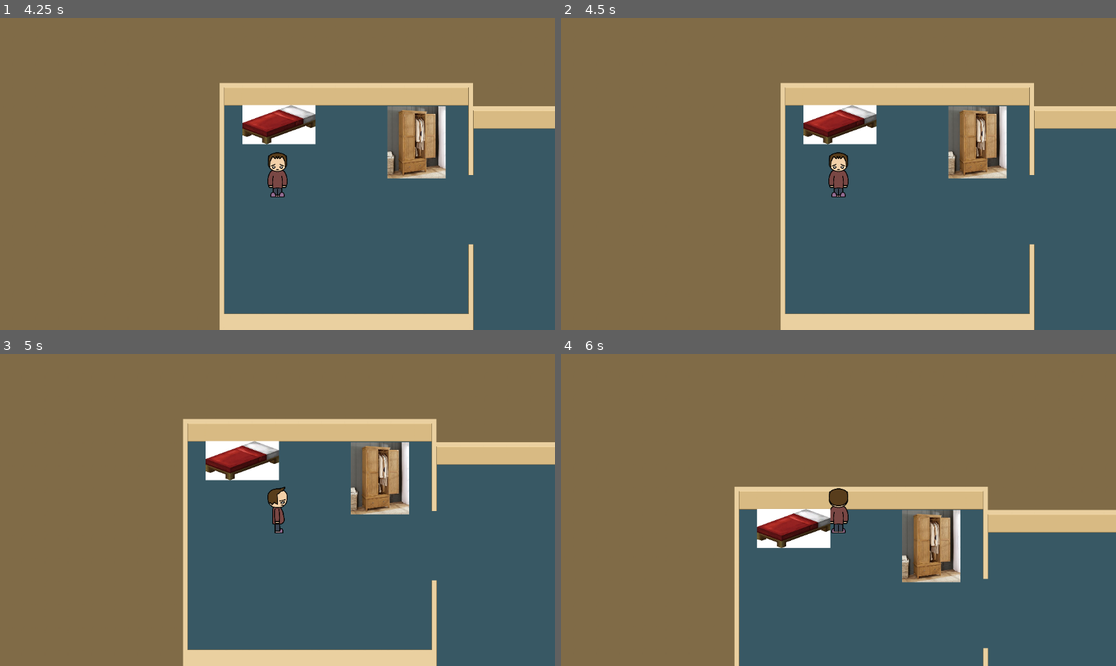
Above: before the commit, frames 1-4 (two rows, left to right).
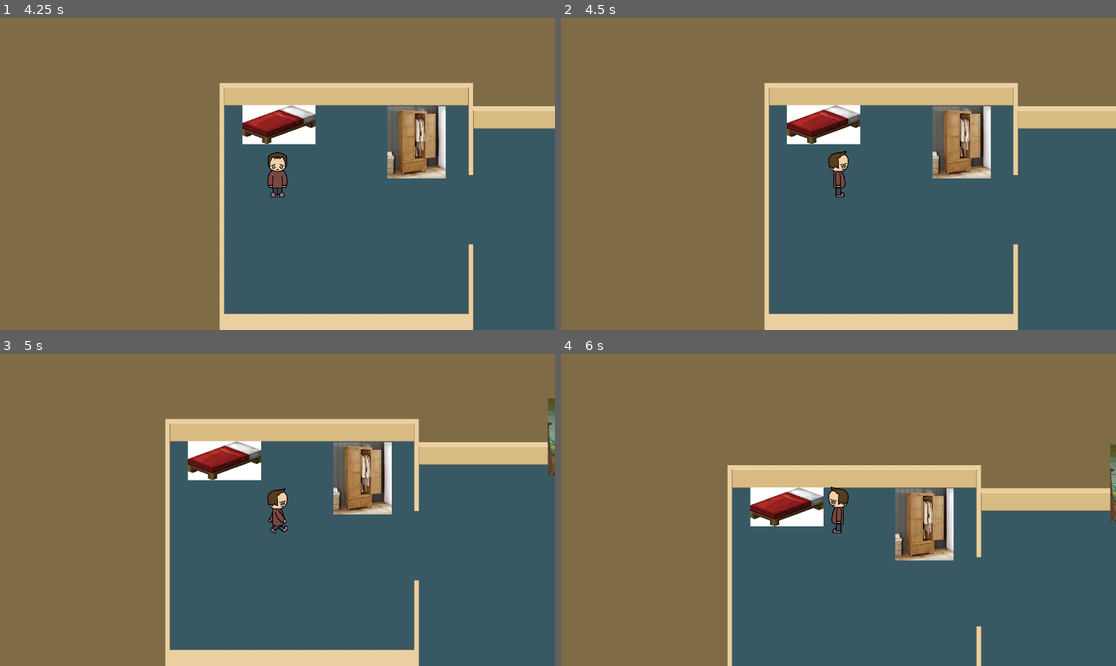
Above: after the commit, the same moments.

Repository: Isabelle1909/JuggleManMania
Game: Godot game, scene res://scenes/ui_scenes/MainMenu.tscn
Same seed, same stepped clock (60 frames per second), same inputs: the game is played once before the commit and once after it. The engine's default icon, where the game draws it, is replaced by a stand-in: a white triangle on a blue panel in a dark square.
Inputs:
- Up to frame 1 (4.25 s): click "New Game" at 0.5 s; click "Press J to continue" at 1.25 s; click "Press J to continue" at 2 s; tap Enter at 2.75 s; hold D (move_right) 2.78-3.53 s; tap J (interact) at 2.85, 3.6 s; tap Space at 3.5 s; hold L (back) from 3.53 s (still down)
- Up to frame 2 (4.5 s): tap Enter at 4.25 s; release L (back) at 4.28 s; hold D (move_right) from 4.28 s (still down); tap T (test input 1) at 4.35 s
- Up to frame 3 (5 s): keep holding D (move_right); tap J (interact) at 4.55 s
- Up to frame 4 (6 s): release D (move_right) at 5.03 s; hold Up (ui_up) 5.03-5.78 s; tap J (interact) at 5.1, 5.85 s; hold A (move_left) from 5.78 s (still down)

Frame 1 is identical in both runs. In frame 2, 8.8% of the frame differs, in the area x 36-86%, y 20-100%; in frame 3, 9.5%; in frame 4, 15%, in the area x 29-100%, y 28-100%.

Commit message:
sound for door and walk
1

Diff:
--- a/juggle-man-mania-project/data/test_json.json
+++ b/juggle-man-mania-project/data/test_json.json
@@ -1,164 +1,164 @@
 {
-    "wardrobe": {
-        "morning_1_b4": {
-            "1": "Time to get this show on the road"
-        },
-        "morning_1_neutral": {
-            "1": "My clothes are in here.",
-            "2": "Should probably do some laundry soon.",
-            "3": "Nothing more to see here..."
-        },
-        "evening_1_b4": {
-            "1": "Let's see what I got here",
-            "2": "Hmm this looks good",
-            "3": "I'll just grab this"
-		    },
+	"wardrobe": {
+		"morning_1_b4": {
+			"1": "Time to get this show on the road"
+		},
+		"morning_1_neutral": {
+			"1": "My clothes are in here.",
+			"2": "Should probably do some laundry soon.",
+			"3": "Nothing more to see here..."
+		},
+		"evening_1_b4": {
+			"1": "Let's see what I got here",
+			"2": "Hmm this looks good",
+			"3": "I'll just grab this"
+			},
 		"evening_1_neutral": {
-            "1": "I haven't worn a lot of this stuff in a while.",
-            "2": "I don't need to change clothes.",
-      "3": "Its just my wardrobe... same as always."
+			"1": "I haven't worn a lot of this stuff in a while.",
+			"2": "I don't need to change clothes.",
+	  "3": "Its just my wardrobe... same as always."
 
 		},
-        "evening_1_good": {
-            "1": "It's nice getting something comfy on.",
-            "2": "I'm already wearing what I want.",
-          "3": "Its just my wardrobe... Lots of old favorites here."
+		"evening_1_good": {
+			"1": "It's nice getting something comfy on.",
+			"2": "I'm already wearing what I want.",
+		  "3": "Its just my wardrobe... Lots of old favorites here."
 
-        },
-      "evening_1_bad": {
-        "1": "It's all so bothersome.",
-        "2": "I don't want to change clothes right now.",
-        "3": "Its just my wardrobe... full of random crap."
+		},
+	  "evening_1_bad": {
+		"1": "It's all so bothersome.",
+		"2": "I don't want to change clothes right now.",
+		"3": "Its just my wardrobe... full of random crap."
 
-      },
-      "morning_2_neutral": {
-        "1": "Same clothes, different day.",
-        "2": "I should probably throw some of this out... but I won't.",
-        "3": "Does it matter what I wear? Not really."
+	  },
+	  "morning_2_neutral": {
+		"1": "Same clothes, different day.",
+		"2": "I should probably throw some of this out... but I won't.",
+		"3": "Does it matter what I wear? Not really."
 
-      }
-    },
+	  }
+	},
   "mirror": {
-    "morning_1_b4": {
-      "1": "Alright time to get my make-up on."
+	"morning_1_b4": {
+	  "1": "Alright time to get my make-up on."
 
-    },
-    "morning_1_neutral": {
-      "1": "Phew, those dark circles are getting bad.",
-      "2": "Guess i'll give my hair a comb.",
-      "3": "It's just me..."
+	},
+	"morning_1_neutral": {
+	  "1": "Phew, those dark circles are getting bad.",
+	  "2": "Guess i'll give my hair a comb.",
+	  "3": "It's just me..."
 
-    },
-    "evening_1_good": {
-      "1": "You did alright today.",
-      "2": "Crowd liked you. That counts for something.",
-      "3": "Still looks like me... but not the worst version."
+	},
+	"evening_1_good": {
+	  "1": "You did alright today.",
+	  "2": "Crowd liked you. That counts for something.",
+	  "3": "Still looks like me... but not the worst version."
 
-    },
-    "evening_1_neutral": {
-      "1": "Same face, same routine.",
-      "2": "Wash it off, put it back on tomorrow.",
-      "3": "It's just me... as usual."
+	},
+	"evening_1_neutral": {
+	  "1": "Same face, same routine.",
+	  "2": "Wash it off, put it back on tomorrow.",
+	  "3": "It's just me... as usual."
 
-    },
-    "evening_1_bad": {
-      "1": "Couldn't even fake it today.",
-      "2": "They can tell. I'm sure they can tell.",
-      "3": "Hard to look at yourself after that."
+	},
+	"evening_1_bad": {
+	  "1": "Couldn't even fake it today.",
+	  "2": "They can tell. I'm sure they can tell.",
+	  "3": "Hard to look at yourself after that."
 
-    },
-    "morning_2_neutral": {
-      "1": "Still me. Unfortunate.",
-      "2": "You'd think I'd get used to this face by now.",
-      "3": "Smiles looks better painted on anyway."
+	},
+	"morning_2_neutral": {
+	  "1": "Still me. Unfortunate.",
+	  "2": "You'd think I'd get used to this face by now.",
+	  "3": "Smiles looks better painted on anyway."
 
-    }
+	}
 
   },
   "computer": {
-    "morning_1_neutral": {
-      "1": "Hmmm... looks like there's no internet.",
-      "2": "Nothing to do.",
-      "3": "I'm sure if I look again later, it will be working."
+	"morning_1_neutral": {
+	  "1": "Hmmm... looks like there's no internet.",
+	  "2": "Nothing to do.",
+	  "3": "I'm sure if I look again later, it will be working."
 
-    },
-    "evening_1_good": {
-      "1": "Could check something... ride the feeling a bit.",
-      "2": "Maybe someone's out there tonight.",
-      "3": "Haven't felt like this in a while."
+	},
+	"evening_1_good": {
+	  "1": "Could check something... ride the feeling a bit.",
+	  "2": "Maybe someone's out there tonight.",
+	  "3": "Haven't felt like this in a while."
 
-    },
-    "evening_1_neutral": {
-      "1": "Nothing new here.",
-      "2": "Same old distractions.",
-      "3": "Not really in the mood."
+	},
+	"evening_1_neutral": {
+	  "1": "Nothing new here.",
+	  "2": "Same old distractions.",
+	  "3": "Not really in the mood."
 
-    },
-    "evening_1_bad": {
-      "1": "Don't feel like seeing anything right now.",
-      "2": "Nothing here that's going to help.",
-      "3": "Just more noise."
-    },
+	},
+	"evening_1_bad": {
+	  "1": "Don't feel like seeing anything right now.",
+	  "2": "Nothing here that's going to help.",
+	  "3": "Just more noise."
+	},
 
-    "morning_2_neutral": {
-      "1": "Still nothing. Figures.",
-      "2": "Could check messages... if anyone actually sent any.",
-      "3": "Guess the world can wait. It usually does."
-    }
+	"morning_2_neutral": {
+	  "1": "Still nothing. Figures.",
+	  "2": "Could check messages... if anyone actually sent any.",
+	  "3": "Guess the world can wait. It usually does."
+	}
 
   },
   "bed": {
-    "morning_1_neutral": {
-      "1": "God, I wish.",
-      "2": "I have to go to work.",
-      "3": "Must resist.... The call of the cosy.."
+	"morning_1_neutral": {
+	  "1": "God, I wish.",
+	  "2": "I have to go to work.",
+	  "3": "Must resist.... The call of the cosy.."
 
-    },
-    "evening_1_good": {
-      "1": "I'm tired... but it's a good kind, I think.",
-      "2": "Might actually sleep tonight.",
-      "3": "Tomorrow might not be so bad."
+	},
+	"evening_1_good": {
+	  "1": "I'm tired... but it's a good kind, I think.",
+	  "2": "Might actually sleep tonight.",
+	  "3": "Tomorrow might not be so bad."
 
-    },
-    "evening_1_neutral": {
-      "1": "Another day done.",
-      "2": "Sleep, wake up, repeat.",
-      "3": "At least the day is over."
+	},
+	"evening_1_neutral": {
+	  "1": "Another day done.",
+	  "2": "Sleep, wake up, repeat.",
+	  "3": "At least the day is over."
 
-    },
-    "evening_1_bad": {
-      "1": "I don't even feel tired. Just... empty.",
-      "2": "Not looking forward to doing that again.",
-      "3": "Sleep won't fix this."
-    },
+	},
+	"evening_1_bad": {
+	  "1": "I don't even feel tired. Just... empty.",
+	  "2": "Not looking forward to doing that again.",
+	  "3": "Sleep won't fix this."
+	},
 
-    "morning_2_neutral": {
-      "1": "Getting up didn't fix anything. Shocker.",
-      "2": "I could crawl back in... but I know how that goes.",
-      "3": "Maybe tonight will feel different. Probably not."
-    }
+	"morning_2_neutral": {
+	  "1": "Getting up didn't fix anything. Shocker.",
+	  "2": "I could crawl back in... but I know how that goes.",
+	  "3": "Maybe tonight will feel different. Probably not."
+	}
 
   },
   "tutorial": {
-    "0":{
-      "1": "Alright time to stretch",
-      "2": "One arm and then the other.",
-      "3": "Ahh.. that's better"
-    },
-    "1": {
-      "1": "Now let's start by tossing a ball up and down",
-      "2": "guess i'm a bit rusty",
-      "3": "There we go, got a feel for the timing"
-    },
-    "2": {
-      "1": "alright time to get some more movement going",
-      "2": "oops",
-      "3": "Alright, I still got it!"
-    },
-    "3": {
-      "1": "Now, it's time to step up the game, and get juggling for real",
-      "2": "I just need a little more warming up",
-      "3": "They don't call me juggle man for nothing!"
-    }
+	"0":{
+	  "1": "Alright time to stretch",
+	  "2": "One arm and then the other.",
+	  "3": "Ahh.. that's better"
+	},
+	"1": {
+	  "1": "Now let's start by tossing a ball up and down",
+	  "2": "guess i'm a bit rusty",
+	  "3": "There we go, got a feel for the timing"
+	},
+	"2": {
+	  "1": "alright time to get some more movement going",
+	  "2": "oops",
+	  "3": "Alright, I still got it!"
+	},
+	"3": {
+	  "1": "Now, it's time to step up the game, and get juggling for real",
+	  "2": "I just need a little more warming up",
+	  "3": "They don't call me juggle man for nothing!"
+	}
   }
 }
--- a/juggle-man-mania-project/scenes/balcony_scene/balcony_scene.gd
+++ b/juggle-man-mania-project/scenes/balcony_scene/balcony_scene.gd
@@ -1,4 +1,6 @@
 extends Node2D
+
+
 
 var set_position
 var position_set = false
--- a/juggle-man-mania-project/scenes/house_level/house.tscn
+++ b/juggle-man-mania-project/scenes/house_level/house.tscn
@@ -8,6 +8,7 @@
 [ext_resource type="Texture2D" uid="uid://b6322dcbuktw5" path="res://assets/placeholder_assets/bed_placeholder.jpg" id="6_w2wtq"]
 [ext_resource type="Texture2D" uid="uid://daxl1na6kmgje" path="res://assets/placeholder_assets/wardrobe_placeholder.jpg" id="7_uw60d"]
 [ext_resource type="Texture2D" uid="uid://b44su0sj6tt0c" path="res://assets/placeholder_assets/OIP-2236234873.jpg" id="8_eew2d"]
+[ext_resource type="AudioStream" uid="uid://b5dh0tuaupvkm" path="res://assets/sound effect/opening-door-411632.mp3" id="9_qf7xi"]
 [ext_resource type="Texture2D" uid="uid://dggo61m3s3re8" path="res://assets/placeholder_assets/door_placeholder.jpg" id="9_r1b7n"]
 [ext_resource type="PackedScene" uid="uid://effsrxenqkmr" path="res://scenes/ui_scenes/text_ui.tscn" id="10_cy5ox"]
 
@@ -123,6 +124,10 @@
 position = Vector2(0.5, -0.5)
 shape = SubResource("RectangleShape2D_e5ov4")
 
+[node name="DoorSound" type="AudioStreamPlayer" parent="key_interactables/front_door" unique_id=16900571]
+stream = ExtResource("9_qf7xi")
+volume_db = -8.0
+
 [node name="back_door" type="StaticBody2D" parent="key_interactables" unique_id=1488391012]
 y_sort_enabled = true
 position = Vector2(720, -88)
@@ -138,6 +143,10 @@
 position = Vector2(0.5, -0.5)
 shape = SubResource("RectangleShape2D_w4xns")
 
+[node name="DoorSound" type="AudioStreamPlayer" parent="key_interactables/back_door" unique_id=837388549]
+stream = ExtResource("9_qf7xi")
+volume_db = -8.0
+
 [node name="player" parent="." unique_id=1271940088 instance=ExtResource("3_cyy7t")]
 y_sort_enabled = true
 position = Vector2(-23, 46)
--- a/juggle-man-mania-project/scenes/house_level/player.tscn
+++ b/juggle-man-mania-project/scenes/house_level/player.tscn
@@ -3,6 +3,7 @@
 [ext_resource type="Script" uid="uid://dretwn43xudoa" path="res://scripts/house_level/player.gd" id="1_onrkg"]
 [ext_resource type="Texture2D" uid="uid://2yuknp36n85a" path="res://assets/player assets/IMG_0249.png" id="2_hhlhx"]
 [ext_resource type="Texture2D" uid="uid://c5mu2dp0cd8fg" path="res://assets/player assets/IMG_0236.png" id="3_bbfi4"]
+[ext_resource type="AudioStream" uid="uid://d1xhctdngc8c6" path="res://assets/sound effect/footsteps on wood.wav" id="4_bbfi4"]
 
 [sub_resource type="AtlasTexture" id="AtlasTexture_hhlhx"]
 atlas = ExtResource("2_hhlhx")
@@ -404,3 +405,7 @@
 hit_from_inside = true
 
 [node name="Camera2D" type="Camera2D" parent="." unique_id=987387589]
+
+[node name="FootstepPlayer" type="AudioStreamPlayer" parent="." unique_id=684393312]
+stream = ExtResource("4_bbfi4")
+volume_db = -10.0
--- a/juggle-man-mania-project/scripts/house_level/player.gd
+++ b/juggle-man-mania-project/scripts/house_level/player.gd
@@ -3,6 +3,9 @@
 const tile_size: Vector2 = Vector2(48, 48)
 @onready var animated_sprite = $AnimatedSprite2D
 @onready var camera = $Camera2D
+
+@onready var footstep_player = $FootstepPlayer
+
 var sprite_node_pos_tween: Tween
 var camera_node_pos_tween: Tween
 var facing_ray
@@ -42,14 +45,17 @@
 			else:
 				dir = Vector2(0,0)
 				ani = "idle_"
+				if footstep_player.playing:
+					footstep_player.stop()
 
 			if facing_ray != null && dir != null:
 				animation_manager()
-				if !facing_ray.is_colliding():
-						_move(dir)
-						item_near = "none"
-				else:
-					item_near = facing_ray.get_collider().name
+				if dir != Vector2.ZERO:
+					if !facing_ray.is_colliding():
+							_move(dir)
+							item_near = "none"
+					else:
+						item_near = facing_ray.get_collider().name
 
 
 	interaction_manager()
@@ -79,6 +85,9 @@
 				SystemManager.increment_time()
 		elif item_near.contains("front_door"):
 			if SystemManager.time.contains("morning") && SystemManager.in_costume == true:
+				var door = facing_ray.get_collider()
+				if door.has_node("DoorSound"):
+					door.get_node("DoorSound").play()
 				get_parent().on_entered_done = false
 				SystemManager.open_juggling(position)
 			elif SystemManager.time.contains("morning"):
@@ -87,6 +96,9 @@
 				print("i dont want to go anywhere now")
 
 		elif item_near.contains("back_door"):
+			var door = facing_ray.get_collider()
+			if door.has_node("DoorSound"):
+				door.get_node("DoorSound").play()
 			camera.enabled = false
 			true_disabled = true
 			SystemManager.open_balcony()
@@ -124,7 +136,15 @@
 	animated_sprite.play(animation)
 
 
+
 func _move(dir: Vector2):
+
+	if footstep_player:
+		footstep_player.play()
+		get_tree().create_timer(0.285).timeout.connect(func():
+			if footstep_player:
+				footstep_player.stop()
+		)
 
 	global_position += dir * tile_size
 	animated_sprite.global_position -= dir * tile_size
Not shown, added: juggle-man-mania-project/assets/sound effect/The sound of swinging in the air.mp3.import
Not shown, added: juggle-man-mania-project/assets/sound effect/UIsounds for click.mp3.import
Not shown, added: juggle-man-mania-project/assets/sound effect/confetti and cheers.mp3.import
Not shown, added: juggle-man-mania-project/assets/sound effect/footsteps on wood.wav.import
Not shown, added: juggle-man-mania-project/assets/sound effect/opening-door-411632.mp3.import
Not shown, added: juggle-man-mania-project/assets/sound effect/party-horn.mp3.import
Not shown, added: juggle-man-mania-project/assets/sound effect/start-computeraif-14572.mp3.import
Not shown, added: juggle-man-mania-project/assets/sound effect/ui-sounds for close.mp3.import
Not shown, added: juggle-man-mania-project/assets/sound effect/walk on the woodfloor.mp3.import
Not shown, added: juggle-man-mania-project/assets/sound effect/The sound of swinging in the air.mp3
Not shown, added: juggle-man-mania-project/assets/sound effect/UIsounds for click.mp3
Not shown, added: juggle-man-mania-project/assets/sound effect/confetti and cheers.mp3
(and 6 more such lines)
